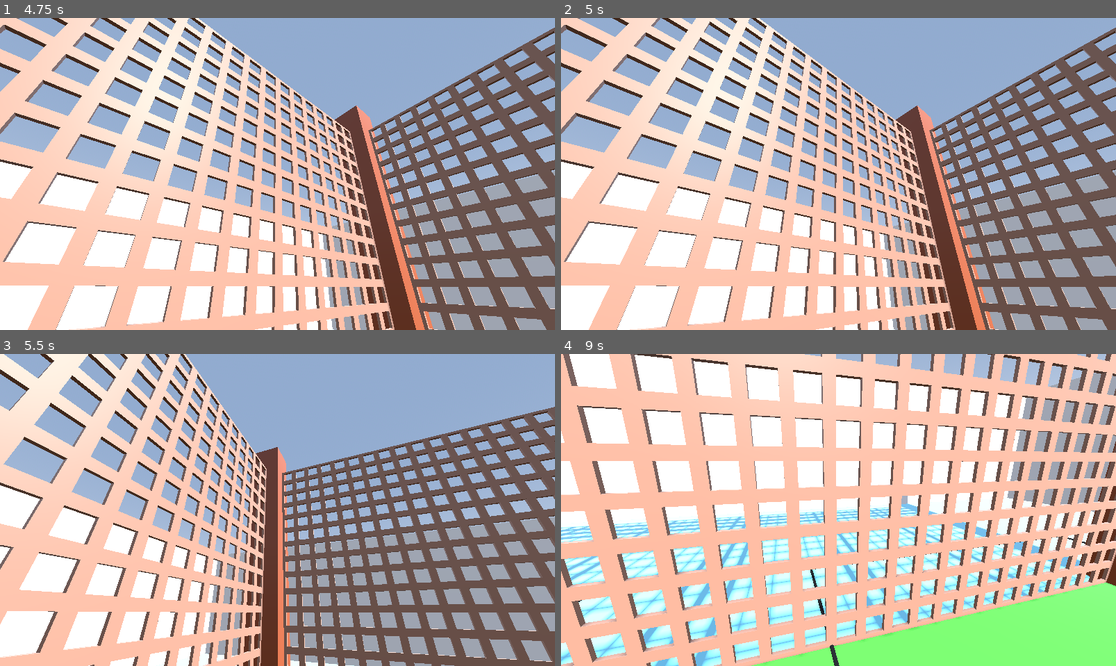
Above: before the commit, frames 1-4 (two rows, left to right).
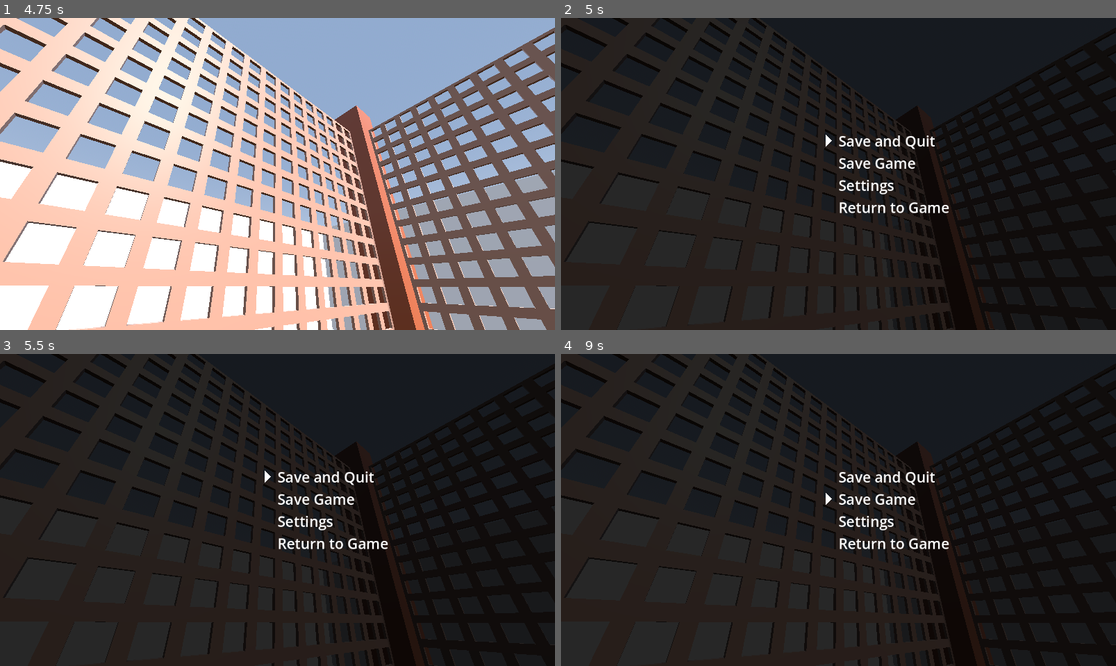
Above: after the commit, the same moments.

Repository: MarkRoss470/grid-puzzle-game
Game: Godot game, scene res://Main.tscn
Same seed, same stepped clock (60 frames per second), same inputs: the game is played once before the commit and once after it.
Inputs (mouse positions are in pixels of both pictures, inside the frame that each line leads up to):
- Up to frame 1 (4.75 s): tap Enter (ui_accept) at 0.5, 0.6, 0.77, 1.07, 1.25, 1.52, 1.55, 1.82, 2.3, 2.75, 2.85, 3.02, 3.32, 3.77, 3.8, 4.07, 4.52, 4.55 s; move the mouse to (305, 174) at 0.52 s; hold Up (ui_up) 0.53-2.03 s; click (305, 174) at 0.67 s; move the mouse to (249, 174) at 1.27 s; tap Space (free_mouse) at 1.35, 3.6 s; click (249, 174) at 1.42 s; tap R (reset) at 2, 4.15 s; move the mouse to (333, 105) at 2.02 s; hold D (move_right) 2.03-2.78 s; hold Shift (run) 2.03-2.78 s; click (333, 105) at 2.17 s; move the mouse to (249, 236) at 2.77 s; hold Up (ui_up) 2.78-3.53 s; click (249, 236) at 2.92 s; move the mouse to (444, 220) at 3.52 s; hold A (move_left) 3.53-4.28 s; click (444, 220) at 3.67 s; move the mouse to (233, 170) at 4.27 s; hold Up (ui_up) from 4.28 s (still down); tap Shift (run) at 4.35 s; click (233, 170) at 4.42 s
- Up to frame 2 (5 s): keep holding Up (ui_up); tap Enter (ui_accept) at 4.82 s; tap Escape (pause, bound only after the commit) at 4.9 s
- Up to frame 3 (5.5 s): keep holding Up (ui_up); move the mouse to (283, 510) at 5.02 s; tap Enter (ui_accept) at 5.1 s; click (283, 510) at 5.17 s
- Up to frame 4 (9 s): tap R (reset) at 5.75 s; move the mouse to (816, 503) at 5.77 s; release Up (ui_up) at 5.78 s; hold D (move_right) 5.78-6.53 s; tap Space (free_mouse) at 5.85, 8.1 s; click (816, 503) at 5.92 s; tap Enter (ui_accept) at 6.02, 6.05, 6.32, 6.77, 6.8, 7.07, 7.25, 7.35, 7.52, 7.82, 8.3 s; move the mouse to (960, 494) at 6.52 s; hold Up (ui_up) 6.53-7.28 s; hold Shift (run) 6.53-7.28 s; click (960, 494) at 6.67 s; move the mouse to (727, 525) at 7.27 s; hold D (move_right) 7.28-8.03 s; click (727, 525) at 7.42 s; move the mouse to (894, 441) at 8.02 s; hold Down (ui_down) 8.03-8.78 s; click (894, 441) at 8.17 s; move the mouse to (832, 516) at 8.77 s; hold A (move_left) from 8.78 s (still down); tap Shift (run) at 8.85 s; click (832, 516) at 8.92 s

Frame 1 is identical in both runs. In frame 2, 100% of the frame differs, in the area x 0-100%, y 0-100%; in frame 3, 99%; in frame 4, 100%.

Commit message:
Added basic pause functionality

Diff:
--- a/Main.tscn
+++ b/Main.tscn
@@ -19,6 +19,8 @@
 [ext_resource type="Script" path="res://scripts/Puzzles/SingleSolutionPuzzle.gd" id="17_6486b"]
 [ext_resource type="PackedScene" uid="uid://kjoth08mmteq" path="res://models/cube statue/cube statue.glb" id="18_xx0p1"]
 [ext_resource type="PackedScene" uid="uid://uuwbhhgm6oqp" path="res://models/islands/islands.glb" id="19_1ow4l"]
+[ext_resource type="Script" path="res://scripts/PauseMenu.gd" id="20_nia7b"]
+[ext_resource type="Texture2D" uid="uid://boggi27cieviy" path="res://textures/UI/selection triangle.svg" id="21_51hi6"]
 
 [sub_resource type="CapsuleShape3D" id="4"]
 height = 1.5
@@ -44,6 +46,8 @@
 
 [sub_resource type="VisualShader" id="12"]
 code = "shader_type spatial;
+render_mode blend_mix, depth_draw_opaque, cull_back, diffuse_lambert, specular_schlick_ggx;
+
 uniform vec4 icon_colour : source_color;
 uniform sampler2D icon_texture : hint_default_transparent;
 
@@ -225,6 +229,9 @@
 [sub_resource type="BoxShape3D" id="BoxShape3D_h8qgg"]
 size = Vector3(3, 1, 3)
 
+[sub_resource type="Theme" id="Theme_xj6mo"]
+default_font_size = 30
+
 [node name="Node3D" type="Node3D"]
 metadata/movie_file = "test"
 
@@ -445,7 +452,7 @@
 [node name="Top Left" type="Node3D" parent="Courtyard/Puzzles/Tutorial/Squares Intro" node_paths=PackedStringArray("instance", "on_complete")]
 transform = Transform3D(1, 0, 0, 0, 1, 0, 0, 0, 1, 0.5, -0.5, 0)
 script = ExtResource("7_rw1rt")
-puzzle = [5.0, 2.0, [[[7, 0, 0], [1, 0, 1]], [[4, 0, 1], [4, 0, 3]], [[1, 0, 0], [7, 0, 0]], [[4, 0, 1], [4, 0, 3]], [[7, 0, 0], [1, 0, 0]]]]
+puzzle = [5.0, 2.0, [[[7, 0, 0], [1, 0, 0]], [[4, 0, 1], [4, 0, 3]], [[1, 0, 0], [7, 0, 0]], [[4, 0, 1], [4, 0, 3]], [[7, 0, 0], [1, 0, 0]]]]
 instance = NodePath("../../../../../Tile")
 on_complete = NodePath("../Combiner")
 load_on_start = false
@@ -998,6 +1005,103 @@
 transform = Transform3D(1, 0, 0, 0, 1, 0, 0, 0, 1, 0, 0.5, 0)
 shape = SubResource("BoxShape3D_h8qgg")
 
+[node name="PauseMenu" type="CanvasLayer" parent="."]
+process_mode = 3
+script = ExtResource("20_nia7b")
+
+[node name="Control" type="Control" parent="PauseMenu"]
+layout_mode = 3
+anchors_preset = 15
+anchor_right = 1.0
+anchor_bottom = 1.0
+grow_horizontal = 2
+grow_vertical = 2
+
+[node name="ColorRect" type="ColorRect" parent="PauseMenu/Control"]
+layout_mode = 1
+anchors_preset = 15
+anchor_right = 1.0
+anchor_bottom = 1.0
+grow_horizontal = 2
+grow_vertical = 2
+color = Color(0, 0, 0, 0.847059)
+
+[node name="Pause" type="VBoxContainer" parent="PauseMenu/Control"]
+custom_minimum_size = Vector2(100, 1.45519e-11)
+layout_mode = 1
+anchors_preset = -1
+anchor_left = 0.5
+anchor_right = 1.0
+anchor_bottom = 1.0
+grow_horizontal = 2
+grow_vertical = 2
+alignment = 1
+
+[node name="Save and Quit" type="Label" parent="PauseMenu/Control/Pause"]
+layout_mode = 2
+mouse_filter = 0
+theme = SubResource("Theme_xj6mo")
+text = "Save and Quit"
+
+[node name="Save Game" type="Label" parent="PauseMenu/Control/Pause"]
+layout_mode = 2
+mouse_filter = 0
+theme = SubResource("Theme_xj6mo")
+text = "Save Game"
+
+[node name="Settings" type="Label" parent="PauseMenu/Control/Pause"]
+layout_mode = 2
+mouse_filter = 0
+theme = SubResource("Theme_xj6mo")
+text = "Settings"
+
+[node name="Return to Game" type="Label" parent="PauseMenu/Control/Pause"]
+layout_mode = 2
+mouse_filter = 0
+theme = SubResource("Theme_xj6mo")
+text = "Return to Game"
+
+[node name="Settings" type="VBoxContainer" parent="PauseMenu/Control"]
+visible = false
+custom_minimum_size = Vector2(100, 1.45519e-11)
+layout_mode = 1
+anchors_preset = -1
+anchor_left = 0.5
+anchor_right = 1.0
+anchor_bottom = 1.0
+grow_horizontal = 2
+grow_vertical = 2
+alignment = 1
+
+[node name="Exit" type="Label" parent="PauseMenu/Control/Settings"]
+layout_mode = 2
+mouse_filter = 0
+theme = SubResource("Theme_xj6mo")
+text = "Exit"
+
+[node name="Selection Triangle" type="TextureRect" parent="PauseMenu/Control"]
+layout_mode = 1
+anchors_preset = 4
+anchor_top = 0.5
+anchor_bottom = 0.5
+offset_left = -26.0
+offset_top = -13.0
+offset_right = 230.0
+offset_bottom = 243.0
+grow_vertical = 2
+scale = Vector2(0.1, 0.1)
+texture = ExtResource("21_51hi6")
+
 [connection signal="input_event" from="Tile/Area3D" to="Tile" method="input_event"]
 [connection signal="mouse_entered" from="Tile/Area3D" to="Tile" method="mouse_enter"]
 [connection signal="mouse_exited" from="Tile/Area3D" to="Tile" method="mouse_exit"]
+[connection signal="gui_input" from="PauseMenu/Control/Pause/Save and Quit" to="PauseMenu" method="on_menu_item_gui_input" binds= [0]]
+[connection signal="mouse_entered" from="PauseMenu/Control/Pause/Save and Quit" to="PauseMenu" method="on_menu_item_mouse_entered" binds= [0]]
+[connection signal="gui_input" from="PauseMenu/Control/Pause/Save Game" to="PauseMenu" method="on_menu_item_gui_input" binds= [1]]
+[connection signal="mouse_entered" from="PauseMenu/Control/Pause/Save Game" to="PauseMenu" method="on_menu_item_mouse_entered" binds= [1]]
+[connection signal="gui_input" from="PauseMenu/Control/Pause/Settings" to="PauseMenu" method="on_menu_item_gui_input" binds= [2]]
+[connection signal="mouse_entered" from="PauseMenu/Control/Pause/Settings" to="PauseMenu" method="on_menu_item_mouse_entered" binds= [2]]
+[connection signal="gui_input" from="PauseMenu/Control/Pause/Return to Game" to="PauseMenu" method="on_menu_item_gui_input" binds= [3]]
+[connection signal="mouse_entered" from="PauseMenu/Control/Pause/Return to Game" to="PauseMenu" method="on_menu_item_mouse_entered" binds= [3]]
+[connection signal="gui_input" from="PauseMenu/Control/Settings/Exit" to="PauseMenu" method="on_menu_item_gui_input" binds= [0]]
+[connection signal="mouse_entered" from="PauseMenu/Control/Settings/Exit" to="PauseMenu" method="on_menu_item_mouse_entered" binds= [0]]
--- a/project.godot
+++ b/project.godot
@@ -12,7 +12,7 @@
 
 config/name="Puzzle"
 run/main_scene="res://Main.tscn"
-config/features=PackedStringArray("4.0")
+config/features=PackedStringArray("4.1")
 config/icon="res://icon.png"
 
 [editor_plugins]
@@ -64,6 +64,11 @@
 "events": [Object(InputEventKey,"resource_local_to_scene":false,"resource_name":"","device":0,"window_id":0,"alt_pressed":false,"shift_pressed":false,"ctrl_pressed":false,"meta_pressed":false,"pressed":false,"keycode":0,"physical_keycode":82,"key_label":0,"unicode":0,"echo":false,"script":null)
 ]
 }
+pause={
+"deadzone": 0.5,
+"events": [Object(InputEventKey,"resource_local_to_scene":false,"resource_name":"","device":-1,"window_id":0,"alt_pressed":false,"shift_pressed":false,"ctrl_pressed":false,"meta_pressed":false,"pressed":false,"keycode":0,"physical_keycode":4194305,"key_label":0,"unicode":0,"echo":false,"script":null)
+]
+}
 
 [physics]
 
--- /dev/null
+++ b/scripts/PauseMenu.gd
@@ -0,0 +1,123 @@
+extends CanvasLayer
+
+enum Menu {
+	PAUSE,
+	SETTINGS,
+}
+
+enum PauseMenuItems {
+	SAVE_AND_QUIT,
+	SAVE_GAME,
+	SETTINGS,
+	RETURN_TO_GAME,
+}
+
+enum SettingsMenuItems {
+	EXIT,
+}
+
+@onready
+var menus := [
+	$Control/Pause,
+	$Control/Settings,
+]
+
+var is_paused := false
+var selected := 0
+var current_menu := Menu.PAUSE
+
+@onready
+var selection_triangle := $"Control/Selection Triangle"
+
+# Called when the node enters the scene tree for the first time.
+func _ready():
+	set_pointer_position()
+
+# Called every frame. 'delta' is the elapsed time since the previous frame.
+func _process(delta):
+	self.visible = is_paused
+
+	if Input.is_action_just_pressed("pause"):
+		if !is_paused:
+			pause()
+		else:
+			if current_menu == Menu.PAUSE:
+				unpause()
+			elif current_menu == Menu.SETTINGS:
+				set_menu(Menu.PAUSE)
+
+	# Don't process other actions unless the game is paused
+	if !is_paused:
+		return
+
+	if Input.is_action_just_pressed("ui_down"):
+		selected += 1
+		if selected >= menus[current_menu].get_child_count():
+			selected -= 1
+
+		set_pointer_position()
+
+	if Input.is_action_just_pressed("ui_up"):
+		selected -= 1
+		if selected < 0:
+			selected += 1
+
+		set_pointer_position()
+
+	if Input.is_action_just_pressed("ui_accept"):
+		select_item(selected)
+
+func pause():
+	get_tree().paused = true
+	is_paused = true
+
+	Input.set_mouse_mode(Input.MOUSE_MODE_VISIBLE)
+
+	set_menu(Menu.PAUSE)
+
+func set_menu(menu: int):
+	selected = 0
+	current_menu = menu
+
+	for i in len(menus):
+		menus[i].visible = i == current_menu
+
+	set_pointer_position()
+
+func unpause():
+	get_tree().paused = false
+	is_paused = false
+
+	if get_node("/root/Node3D/Player").mouse_is_free:
+		Input.set_mouse_mode(Input.MOUSE_MODE_VISIBLE)
+	else:
+		Input.set_mouse_mode(Input.MOUSE_MODE_CAPTURED)
+
+func set_pointer_position():
+	selection_triangle.reparent(menus[current_menu].get_child(selected), false)
+
+func select_item(selected_item: int):
+	if current_menu == Menu.PAUSE:
+		match selected_item:
+			PauseMenuItems.SAVE_AND_QUIT:
+				pass
+			PauseMenuItems.SAVE_GAME:
+				pass
+			PauseMenuItems.SETTINGS:
+				set_menu(Menu.SETTINGS)
+			PauseMenuItems.RETURN_TO_GAME:
+				unpause()
+	elif current_menu == Menu.SETTINGS:
+		match selected_item:
+			SettingsMenuItems.EXIT:
+				set_menu(Menu.PAUSE)
+
+
+func on_menu_item_mouse_entered(menu_item: int):
+	selected = menu_item
+	set_pointer_position()
+
+func on_menu_item_gui_input(event, menu_item):
+	if event is InputEventMouseButton:
+		if event.button_index == MOUSE_BUTTON_LEFT:
+			select_item(menu_item)
--- a/shaders/Wire.tres
+++ b/shaders/Wire.tres
@@ -29,6 +29,8 @@
 
 [resource]
 code = "shader_type spatial;
+render_mode blend_mix, depth_draw_opaque, cull_back, diffuse_lambert, specular_schlick_ggx;
+
 uniform float signal_travel;
 uniform float curve_length;
 uniform vec4 wire_colour_on : source_color;
--- /dev/null
+++ b/textures/UI/selection triangle.svg
@@ -0,0 +1,59 @@
+<?xml version="1.0" encoding="UTF-8" standalone="no"?>
+<!-- Created with Inkscape (http://www.inkscape.org/) -->
+
+<svg
+   width="256"
+   height="256"
+   viewBox="0 0 67.733332 67.733333"
+   version="1.1"
+   id="svg1"
+   inkscape:version="1.3 (0e150ed6c4, 2023-07-21)"
+   sodipodi:docname="selection triangle.svg"
+   xmlns:inkscape="http://www.inkscape.org/namespaces/inkscape"
+   xmlns:sodipodi="http://sodipodi.sourceforge.net/DTD/sodipodi-0.dtd"
+   xmlns="http://www.w3.org/2000/svg"
+   xmlns:svg="http://www.w3.org/2000/svg">
+  <sodipodi:namedview
+     id="namedview1"
+     pagecolor="#ffffff"
+     bordercolor="#111111"
+     borderopacity="1"
+     inkscape:showpageshadow="0"
+     inkscape:pageopacity="0"
+     inkscape:pagecheckerboard="1"
+     inkscape:deskcolor="#d1d1d1"
+     inkscape:document-units="px"
+     inkscape:zoom="1.6025373"
+     inkscape:cx="121.05802"
+     inkscape:cy="131.04219"
+     inkscape:window-width="1536"
+     inkscape:window-height="891"
+     inkscape:window-x="0"
+     inkscape:window-y="0"
+     inkscape:window-maximized="1"
+     inkscape:current-layer="layer1" />
+  <defs
+     id="defs1" />
+  <g
+     inkscape:label="Layer 1"
+     inkscape:groupmode="layer"
+     id="layer1">
+    <path
+       sodipodi:type="star"
+       style="fill:#ffffff;stroke-width:0;paint-order:stroke fill markers"
+       id="path1"
+       inkscape:flatsided="true"
+       sodipodi:sides="3"
+       sodipodi:cx="20.664932"
+       sodipodi:cy="13.580992"
+       sodipodi:r1="19.706055"
+       sodipodi:r2="9.8530273"
+       sodipodi:arg1="0"
+       sodipodi:arg2="1.0471976"
+       inkscape:rounded="0"
+       inkscape:randomized="0"
+       d="m 40.370987,13.580992 -29.559082,17.065944 0,-34.1318882 z"
+       inkscape:transform-center-x="-5.6444437"
+       transform="matrix(1.1457279,0,0,1.984459,-12.387501,6.9157448)" />
+  </g>
+</svg>
Not shown: 1 places in Main.tscn that only renumber resources
Not shown, added: textures/UI/selection triangle.svg.import
